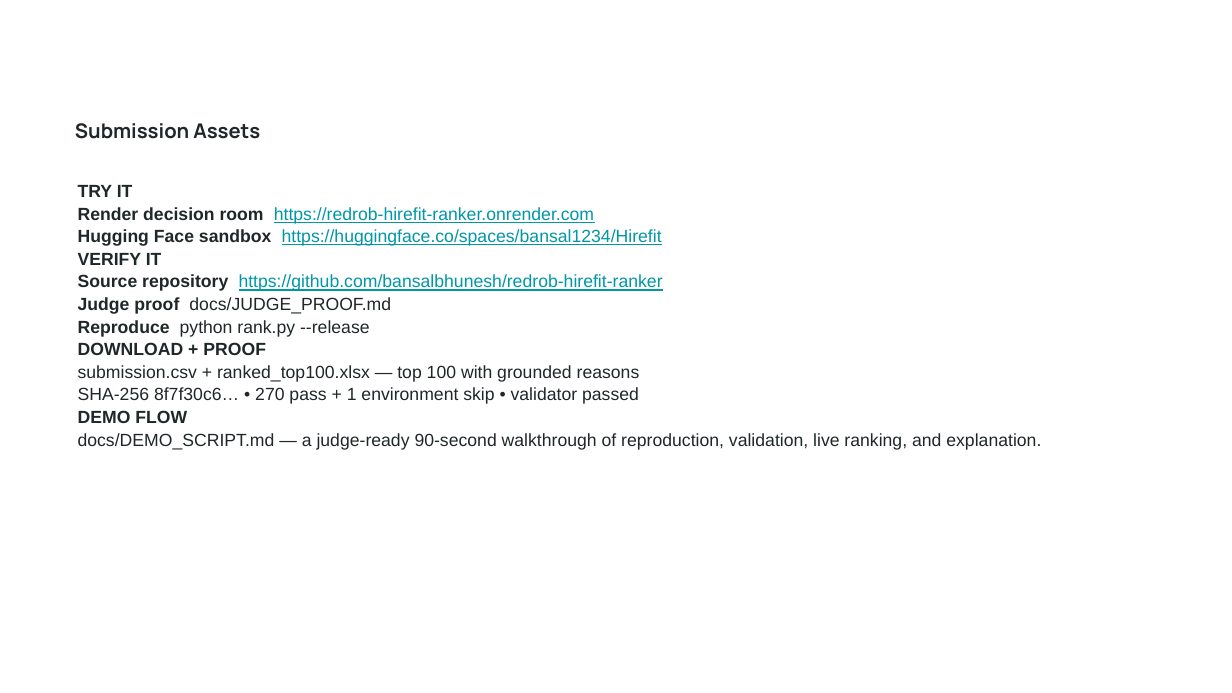
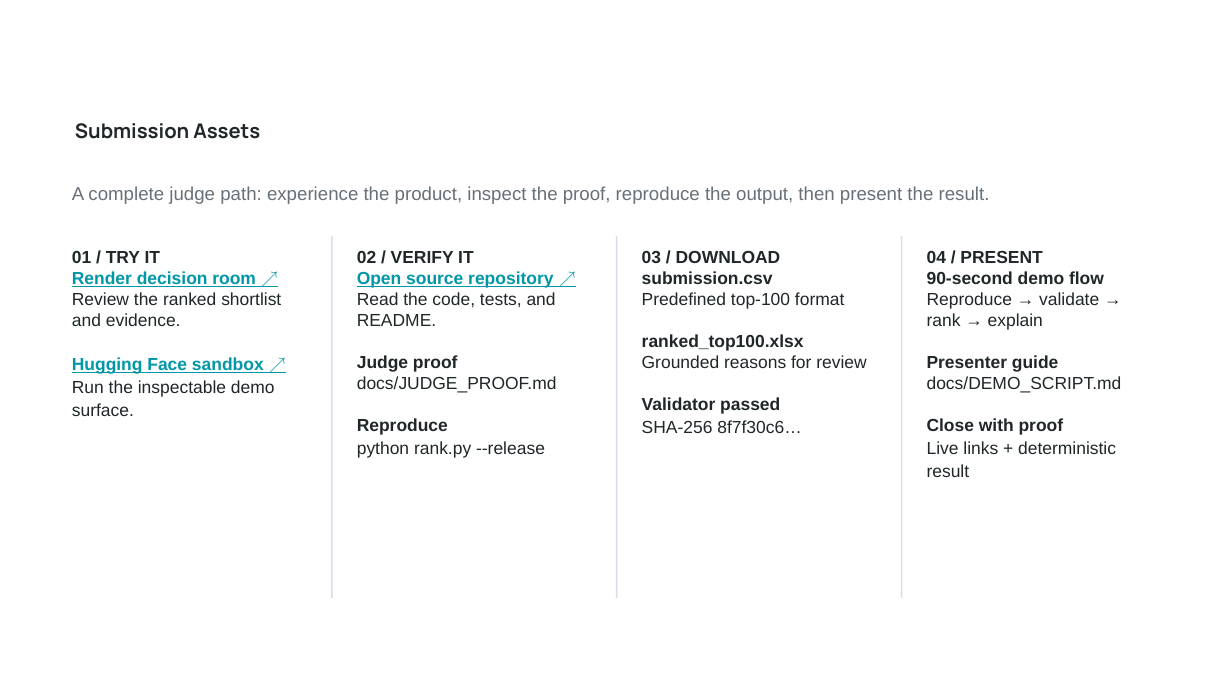
Before and after one commit to bansalbhunesh/redrob-hirefit-ranker, a slide deck: slide 10 of docs/HireFit_Submission_Deck.pptx. Drawn at 1232x693 pixels with LibreOffice and Linux fonts; fonts in the diff are those of the drawing; background and template pictures are left out. Boxes give left, top, right and bottom in pixels: in the first picture for what was removed or moved away, otherwise in the second. Text is boxed around its words. In the diff, an @@ line names an element or a change of style, - is before the commit and + after.

Commit message:
finalize judge-ready submission and hardening

```diff
--- a/docs/HireFit_Submission_Deck.pptx
+++ b/docs/HireFit_Submission_Deck.pptx
@@ text added at <box>72,186,990,204</box>, 10.9 pt, text #687078 @@
+A complete judge path: experience the product, inspect the proof, reproduce the output, then present the result.
@@ rectangle added at <box>331,237,333,599</box>, fill #D9DDEA @@
@@ rectangle added at <box>616,237,617,599</box>, fill #D9DDEA @@
@@ rectangle added at <box>901,237,902,599</box>, fill #D9DDEA @@
@@ text at <box>72,251,281,416</box>: text changed; size 10.3 to 10.2 pt @@
-TRY IT
-Render decision room https://redrob-hirefit-ranker.onrender.com
-Hugging Face sandbox https://huggingface.co/spaces/bansal1234/Hirefit
-VERIFY IT
-Source repository https://github.com/bansalbhunesh/redrob-hirefit-ranker
-Judge proof docs/JUDGE_PROOF.md
-Reproduce python rank.py --release
-DOWNLOAD + PROOF
-submission.csv + ranked_top100.xlsx — top 100 with grounded reasons
-SHA-256 8f7f30c6… • 270 pass + 1 environment skip • validator passed
-DEMO FLOW
-docs/DEMO_SCRIPT.md — a judge-ready 90-second walkthrough of reproduction, validation, live ranking, and explanation.
+01 / TRY IT
+Render decision room ↗
+Review the ranked shortlist and evidence.
+Hugging Face sandbox ↗
+Run the inspectable demo surface.
@@ text added at <box>357,251,557,458</box>, 10.2 pt, text #202729 @@
+02 / VERIFY IT
+Open source repository ↗
+Read the code, tests, and README.
+Judge proof
+docs/JUDGE_PROOF.md
+Reproduce
+python rank.py --release
@@ text added at <box>642,251,866,433</box>, 10.2 pt, text #202729 @@
+03 / DOWNLOAD
+submission.csv
+Predefined top-100 format
+ranked_top100.xlsx
+Grounded reasons for review
+Validator passed
+SHA-256 8f7f30c6…
@@ text added at <box>927,250,1122,477</box>, 10.2 pt, text #202729 @@
+04 / PRESENT
+90-second demo flow
+Reproduce → validate → rank → explain
+Presenter guide
+docs/DEMO_SCRIPT.md
+Close with proof
+Live links + deterministic result
```
Also in this commit, not shown: 9 other slides changed, 22 other files.
